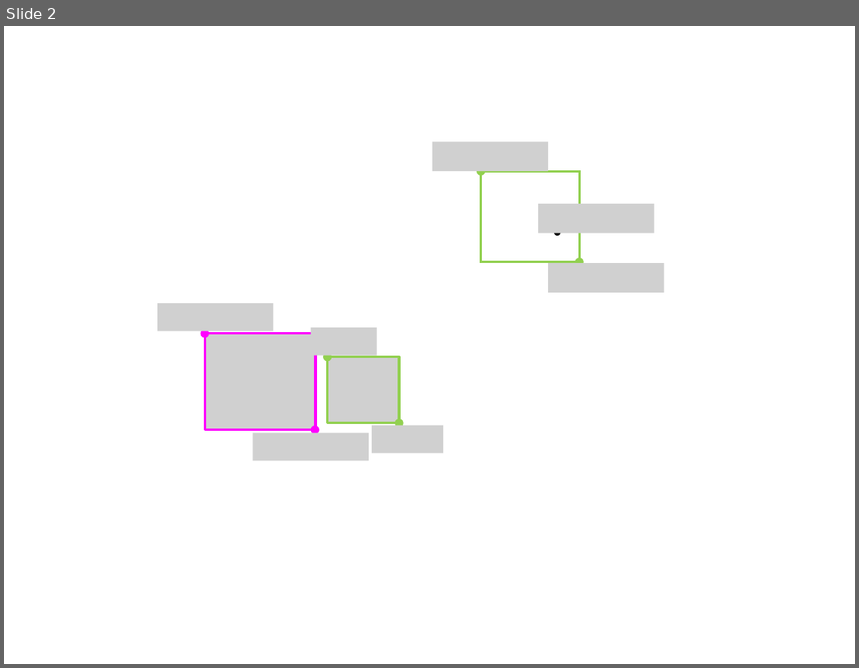
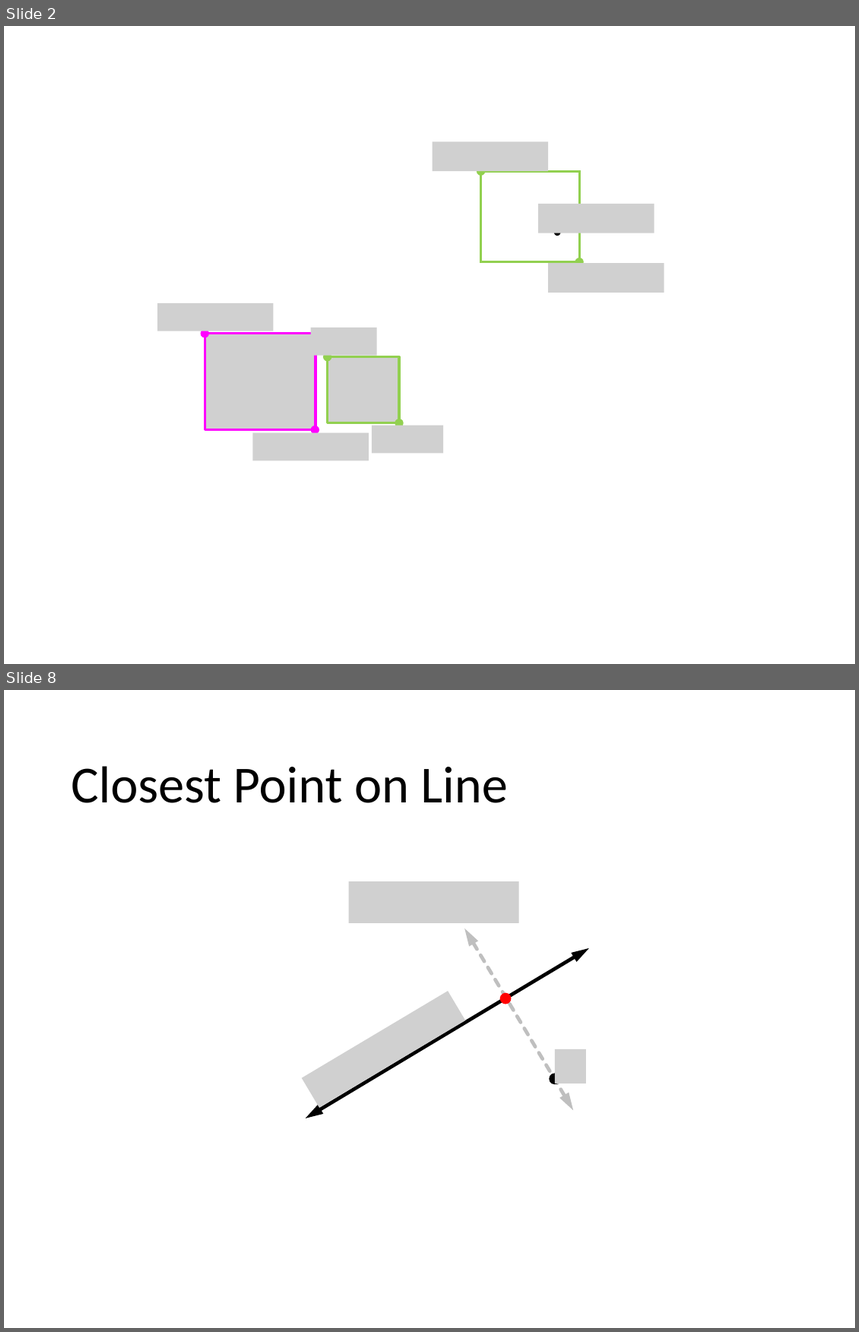
Before and after one commit to Ian-Parberry/sage-docs, a slide deck: Doxygen/physics/2. Shapes Library/figures.pptx. Shown one above the other, each under a label of ours: slide 2 before the commit, slides 2 and 8 after it; the slides between them are not shown. The pictures are 859x668 and 859x1332 pixels, drawn with LibreOffice and Linux fonts; fonts in the diff are those of the drawing; grey boxes stand for pictures. Boxes give left, top, right and bottom in pixels: in the first picture for what was removed or moved away, otherwise in the second. Text is boxed around its words. In the diff, an @@ line names an element or a change of style, - is before the commit and + after.

```diff
--- a/Doxygen/physics/2. Shapes Library/figures.pptx
+++ b/Doxygen/physics/2. Shapes Library/figures.pptx
@@ slide 8 added at (4,690,855,1328), background #FFFFFF @@
@@ title added at (71,766,507,803), 44 pt, text #000000 @@
+Closest Point on Line
@@ group added at (302,882,590,1119): 3 pictures, 2 double arrows, 2 ellipses @@
```
Also in this commit, not shown: 5 other slides added, 45 other files.
